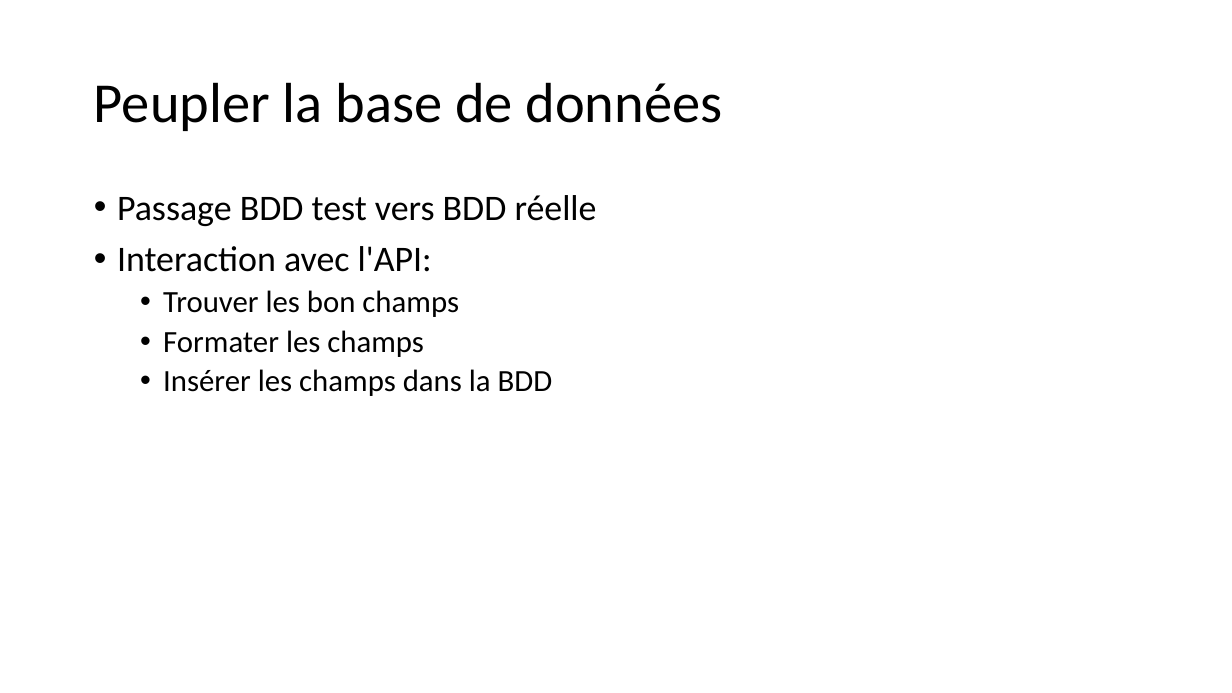
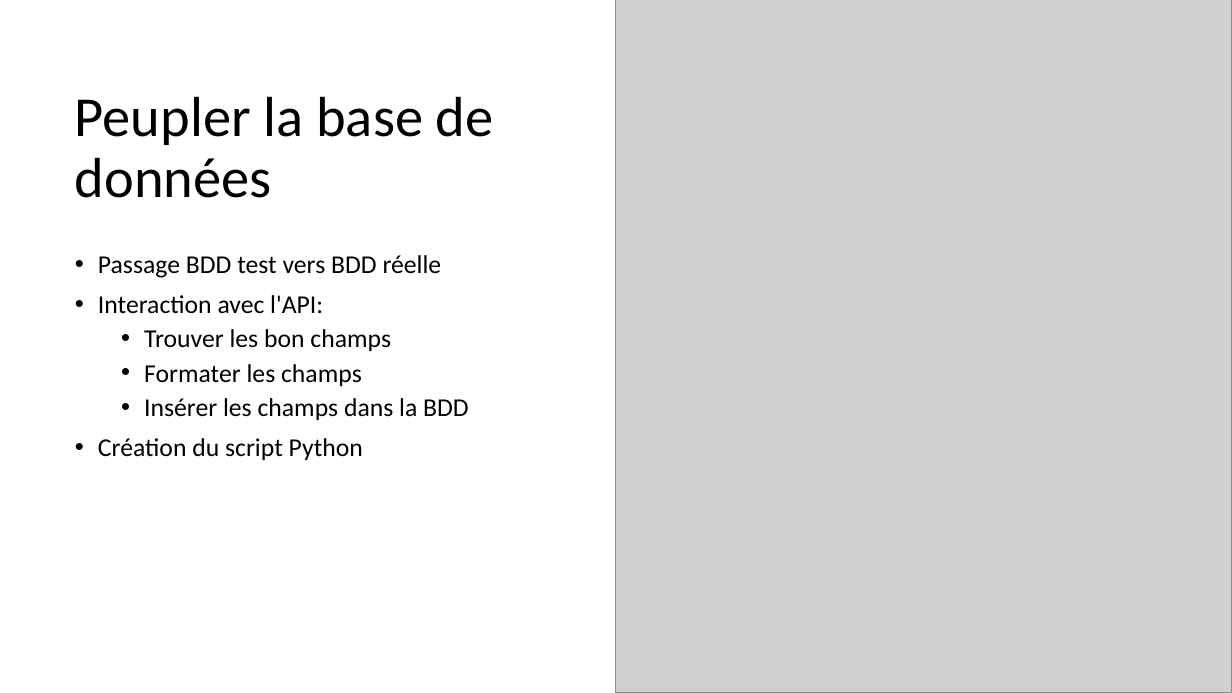
Before and after one commit to Baptiste68/P5, a slide deck: slide 10 of Projet5.pptx (slide 8 before the commit). Drawn at 1232x693 pixels with LibreOffice and Linux fonts; fonts in the diff are those of the drawing; grey boxes stand for pictures. Boxes give left, top, right and bottom in pixels: in the first picture for what was removed or moved away, otherwise in the second. Text is boxed around its words. In the diff, an @@ line names an element or a change of style, - is before the commit and + after.

```diff
--- a/Projet5.pptx
+++ b/Projet5.pptx
@@ picture added at <box>616,0,1232,693</box> @@
@@ title "Peupler la base de données" rewrapped from <box>94,82,722,131</box> to <box>75,96,494,198</box> @@
@@ text "Passage BDD test vers BDD ...": place and size @@
-text "Passage BDD test vers BDD ..." at <box>117,195,597,396</box>
+text "Passage BDD test vers BDD ..." at <box>98,255,469,460</box>
@@ text at <box>98,255,469,420</box>: size 28 to 20 pt in "Passage BDD test vers BDD réelle", "Interaction avec l'API:"; size 24 to 20 pt in "Trouver les bon champs", "Formater les champs", "Insérer les champs dans la BDD" @@
@@ text at <box>98,438,363,460</box>: paragraph added @@
+• Création du script Python
```
Also in this commit, not shown: 5 other slides changed, 4 slides added.
